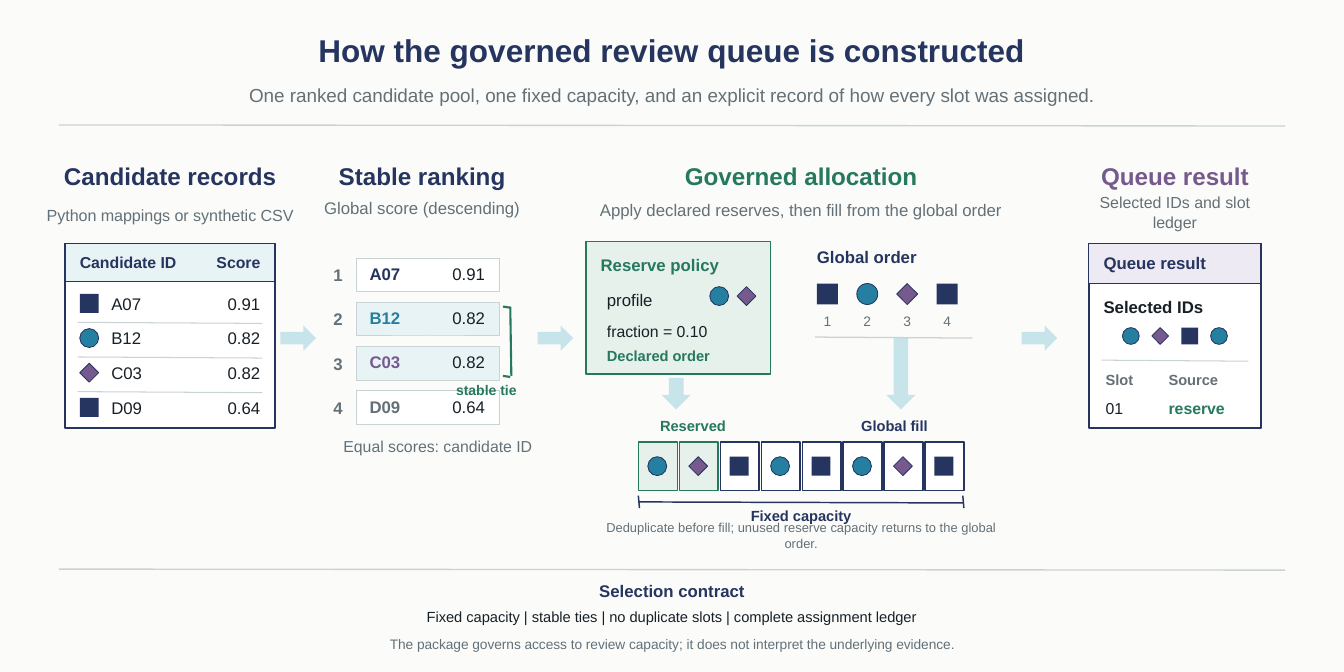
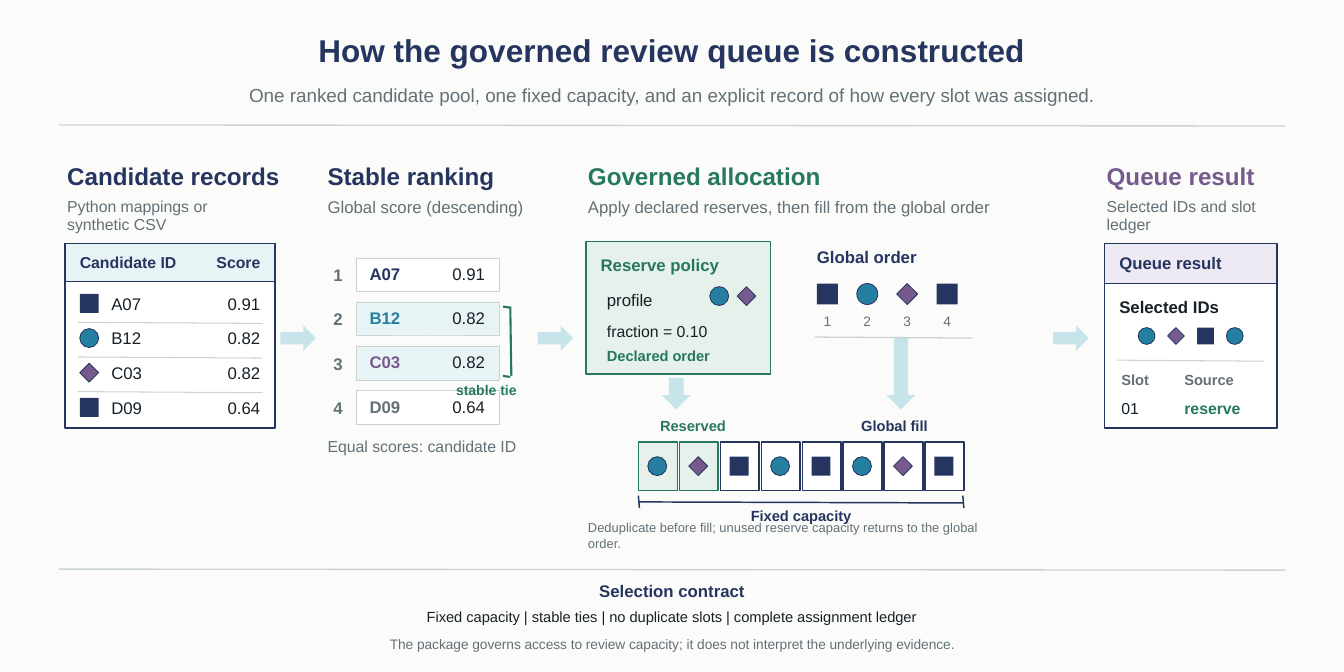
Before and after one commit to SiqiLi77/governed-wastewater-review-queues, a slide deck: slide 1 of docs/source/repository_overview_editable.pptx. Drawn at 1344x672 pixels with LibreOffice and Linux fonts; fonts in the diff are those of the drawing. Boxes give left, top, right and bottom in pixels: in the first picture for what was removed or moved away, otherwise in the second. Text is boxed around its words. In the diff, an @@ line names an element or a change of style, - is before the commit and + after.

```diff
--- a/docs/source/repository_overview_editable.pptx
+++ b/docs/source/repository_overview_editable.pptx
@@ text "Stable ranking": place and size @@
-text "Stable ranking" at [339, 167, 505, 190]
+text "Stable ranking" at [328, 167, 494, 190]
@@ alignment centre to left in 6 elements at [328, 440, 516, 455], [588, 167, 820, 186], [588, 522, 978, 548], [67, 167, 280, 186], [328, 167, 494, 190], [1107, 167, 1255, 190] @@
@@ text "Python mappings or synthetic CSV": place and size @@
-text "Python mappings or synthetic CSV" at [47, 209, 294, 225]
+text "Python mappings or synthetic CSV" at [67, 200, 208, 234]
@@ text "Python mappings or synthetic CSV" at [67, 200, 208, 234]: size 11.5 to 11.2 pt; alignment centre to left; vertical alignment middle to top @@
@@ text "Global score (descending)" at [328, 201, 523, 217]: alignment centre to left; vertical alignment middle to top @@
@@ text "Apply declared reserves, then fill ..." at [588, 201, 990, 217]: alignment centre to left; vertical alignment middle to top @@
@@ text "Selected IDs and slot ledger": place and size @@
-text "Selected IDs and slot ledger" at [1100, 196, 1250, 231]
+text "Selected IDs and slot ledger" at [1107, 200, 1256, 233]
@@ text "Selected IDs and slot ledger" at [1107, 200, 1256, 233]: size 11.4 to 11.2 pt; alignment centre to left; vertical alignment middle to top @@
@@ right arrow: place and size @@
-right arrow at [1022, 326, 1058, 351]
+right arrow at [1054, 326, 1089, 351]
@@ 6 texts, 3 rectangles, 2 ellipses, 1 diamond, 1 line: place and size @@
-6 texts, 3 rectangles, 2 ellipses, 1 diamond, 1 line at [1089, 244, 1261, 429]
+6 texts, 3 rectangles, 2 ellipses, 1 diamond, 1 line at [1105, 244, 1277, 429]
```
Also in this commit, not shown: 2 other files.
